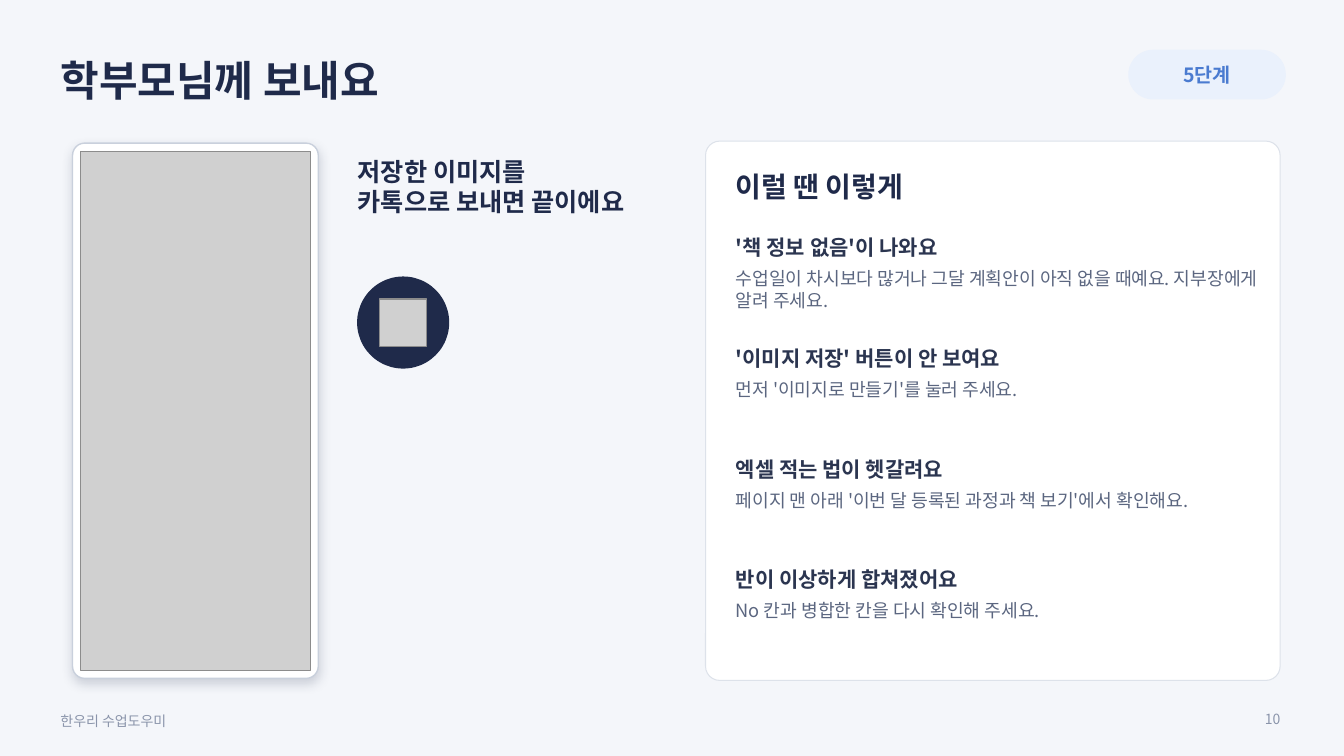
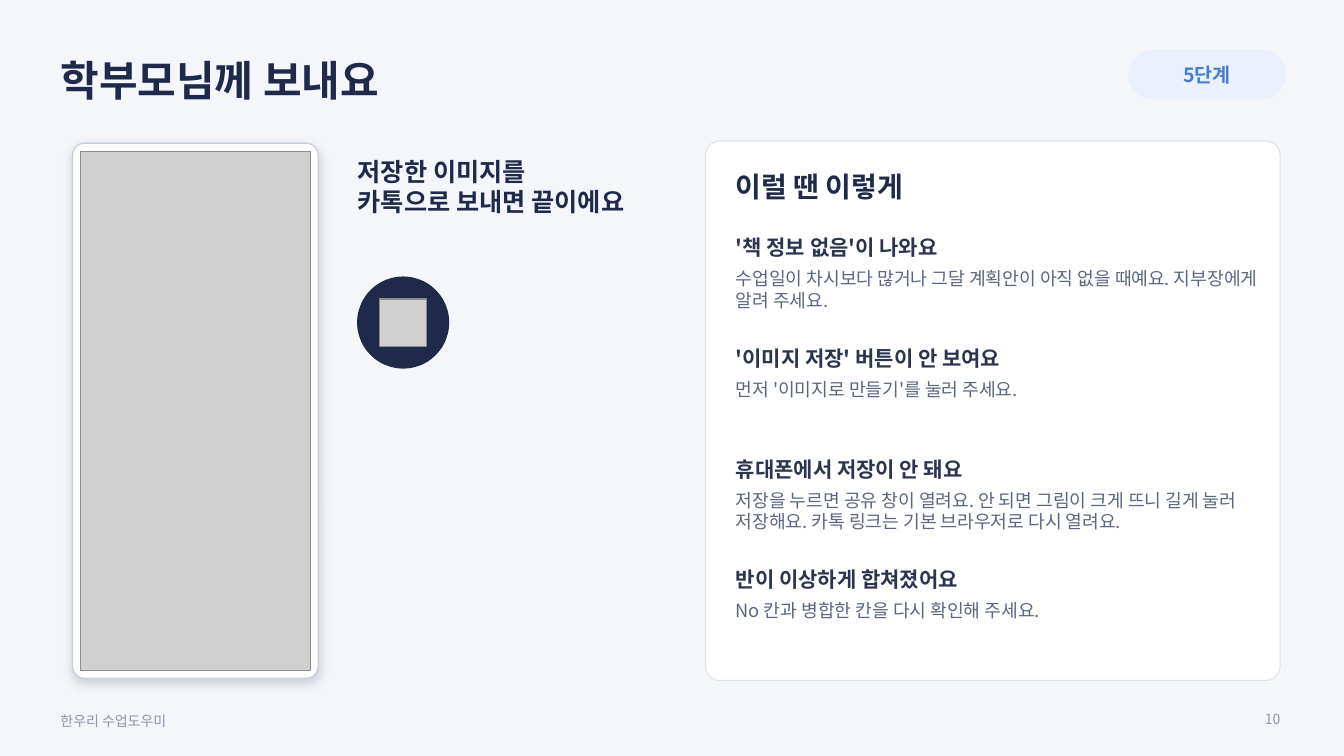
Before and after one commit to mijini164-ui/hanuri-homework-notice, a slide deck: slide 10 of forms/한우리_수업도우미_사용안내.pptx. Drawn at 1344x756 pixels with LibreOffice and Linux fonts; fonts in the diff are those of the drawing; grey boxes stand for pictures. Boxes give left, top, right and bottom in pixels: in the first picture for what was removed or moved away, otherwise in the second. Text is boxed around its words. In the diff, an @@ line names an element or a change of style, - is before the commit and + after.

```diff
--- a/forms/한우리_수업도우미_사용안내.pptx
+++ b/forms/한우리_수업도우미_사용안내.pptx
@@ text at (x1=736, y1=459, x2=963, y2=479): text changed @@
-엑셀 적는 법이 헷갈려요
+휴대폰에서 저장이 안 돼요
@@ text at (x1=736, y1=492, x2=1236, y2=530): text changed @@
-페이지 맨 아래 '이번 달 등록된 과정과 책 보기'에서 확인해요.
+저장을 누르면 공유 창이 열려요. 안 되면 그림이 크게 뜨니 길게 눌러 저장해요. 카톡 링크는 기본 브라우저로 다시 열려요.
```
Also in this commit, not shown: 11 other slides changed, 3 slides added, 2 slides removed.
